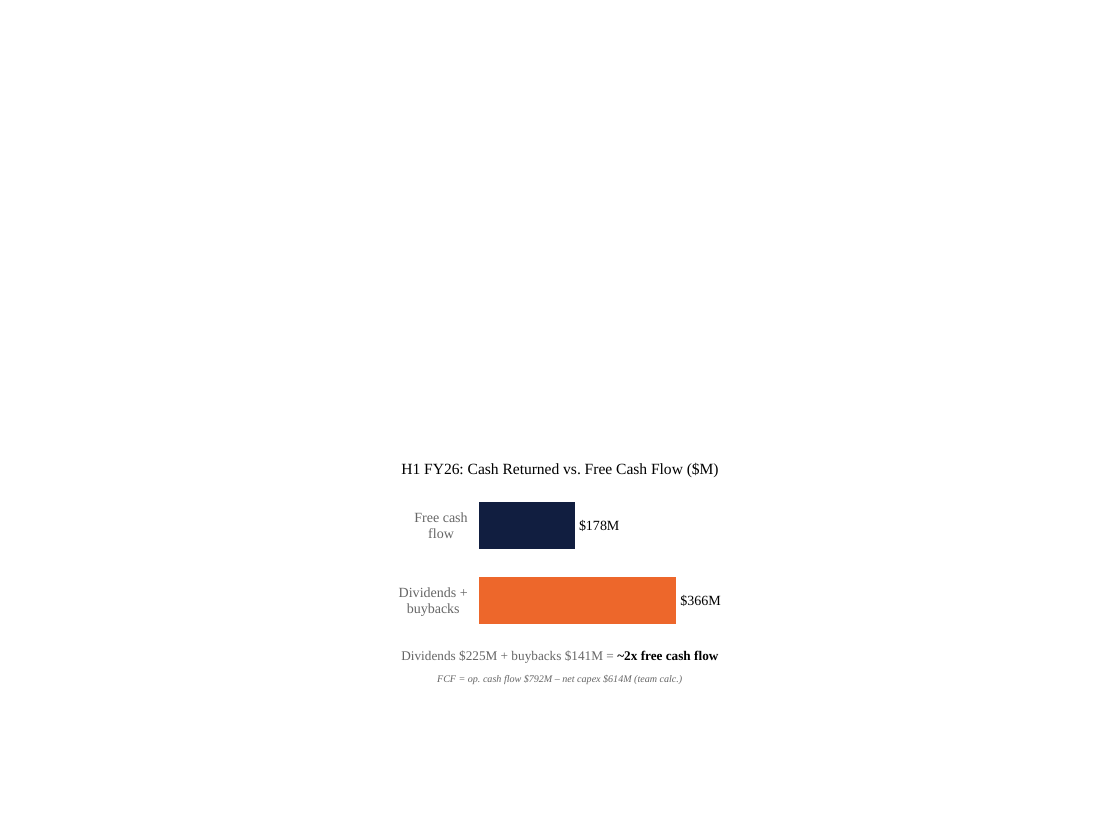
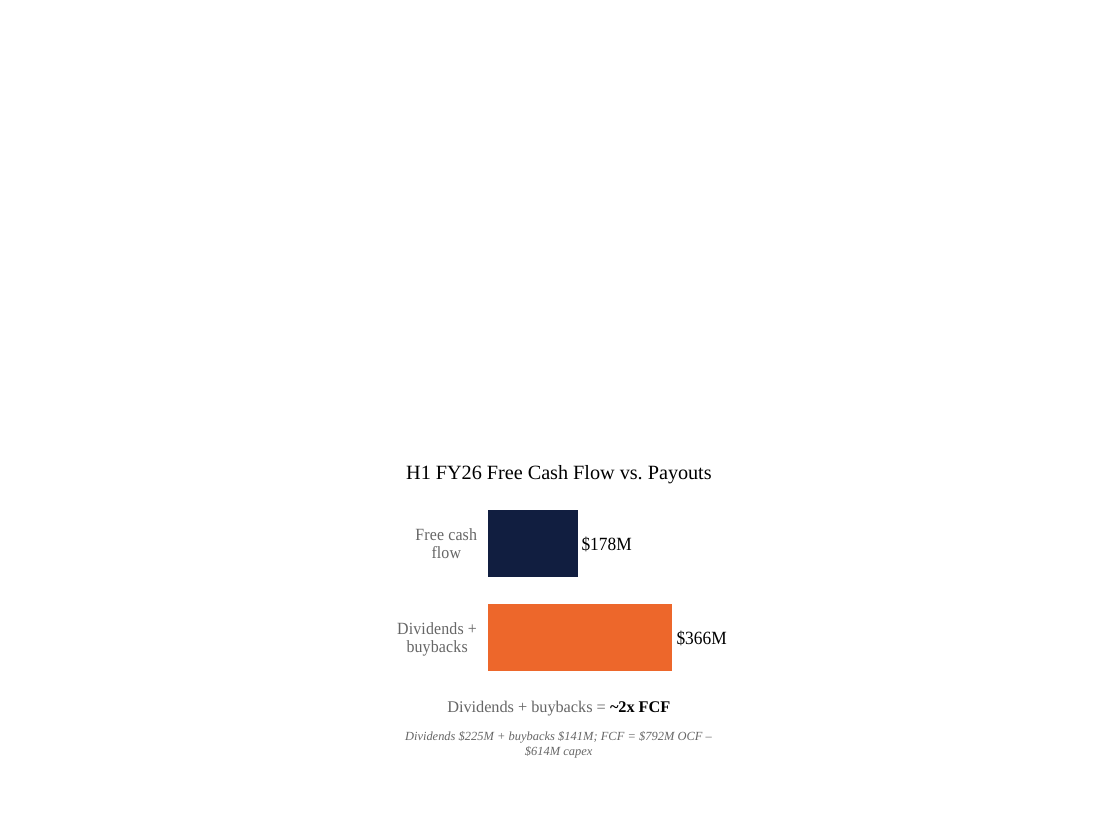
Before and after one commit to johnsonfc/financial-tests, a slide deck: slide 1 of DKS_FCF_Chart.pptx. Drawn at 1120x840 pixels with LibreOffice and Linux fonts; fonts in the diff are those of the drawing. Boxes give left, top, right and bottom in pixels: in the first picture for what was removed or moved away, otherwise in the second. Text is boxed around its words. In the diff, an @@ line names an element or a change of style, - is before the commit and + after.

```diff
--- a/DKS_FCF_Chart.pptx
+++ b/DKS_FCF_Chart.pptx
@@ text at [406,465,712,483]: text changed; size 10 to 13 pt @@
-H1 FY26: Cash Returned vs. Free Cash Flow ($M)
+H1 FY26 Free Cash Flow vs. Payouts
@@ bar chart at [391,493,727,689] @@
@@ data labels of Series 1 changed @@
@@ category axis changed @@
@@ value axis changed @@
@@ bar spacing changed @@
@@ bar chart: place and size @@
-bar chart at [392,485,728,642]
+bar chart at [391,493,727,689]
@@ text at [447,700,671,716]: text changed; size 8.5 to 10.5 pt @@
-Dividends $225M + buybacks $141M = ~2x free cash flow
+Dividends + buybacks = ~2x FCF
@@ text at [405,731,703,758]: text changed; size 6.5 to 8 pt @@
-FCF = op. cash flow $792M – net capex $614M (team calc.)
+Dividends $225M + buybacks $141M; FCF = $792M OCF – $614M capex
```
